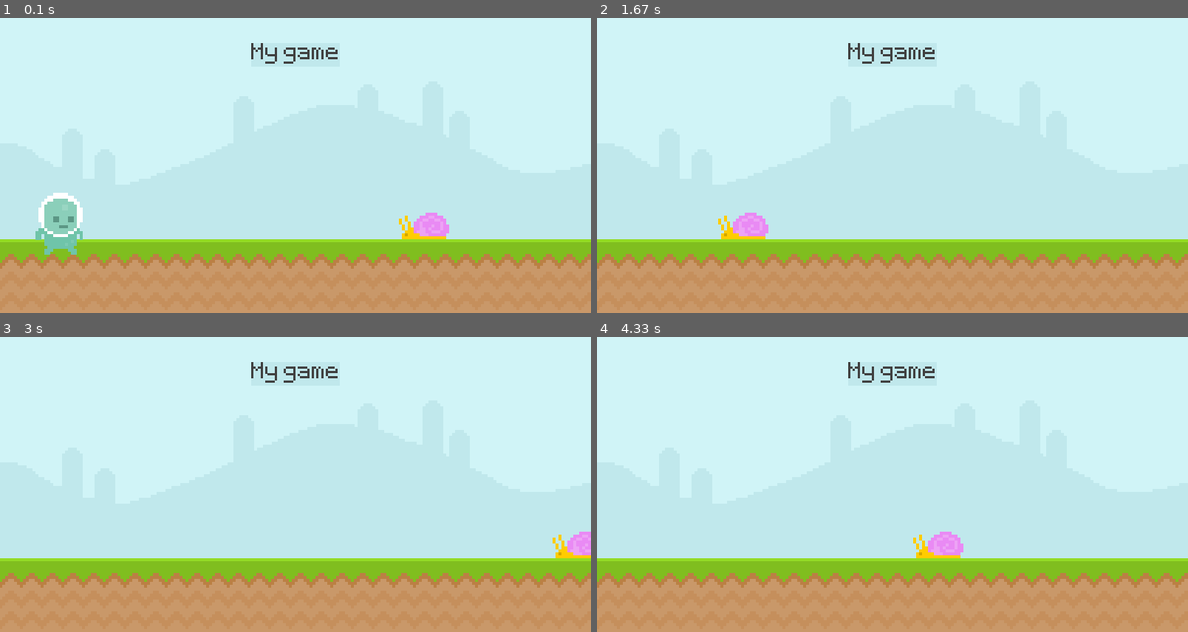
Above: before the commit, frames 1-4 (two rows, left to right).
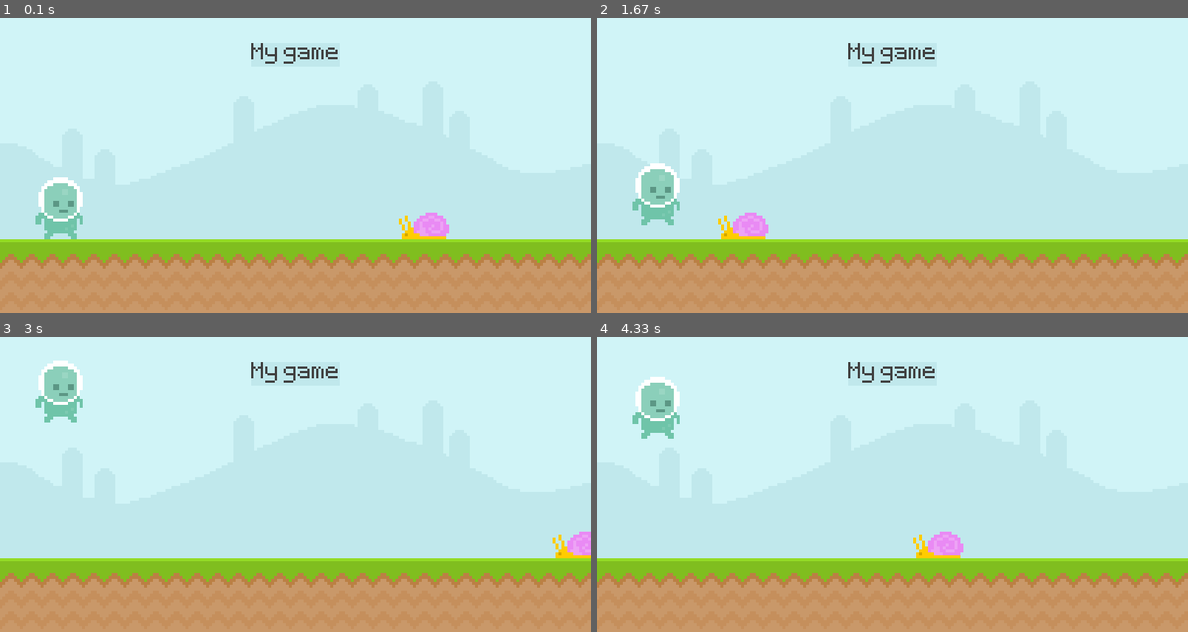
Above: after the commit, the same moments.

Repository: ihsraham/PyGame-Projects
Game: pygame game, started from main.py
Two runs of this game, one before a commit and one after it. Both use one fixed random seed, a clock stepped at 60 frames per second and the inputs below.
Inputs (mouse positions are in pixels of both pictures, inside the frame that each line leads up to):
- Up to frame 1 (0.1 s): no input
- Up to frame 2 (1.67 s): tap Space at 0.33, 0.73, 1.03, 1.57 s
- Up to frame 3 (3 s): tap Space at 1.87 s; click (59, 525) at 2.62 s
- Up to frame 4 (4.33 s): tap Space at 3.3, 3.6, 4.13 s

The runs differ from the first frame. In frame 1, 1.3% of the frame differs, in the area x 6-14%, y 54-81%; in frame 2, 1.3%; in frame 3, 1.3%; in frame 4, 1.3%.

Commit message:
Corrected the jump mechanic by limiting to one jump each time.

Diff:
--- a/main.py
+++ b/main.py
@@ -31,10 +31,10 @@
         if event.type == pygame.QUIT:
             pygame.quit()
             exit()
-        if event.type == pygame.MOUSEBUTTONDOWN:
+        if event.type == pygame.MOUSEBUTTONDOWN and player_rect.bottom >= 300:
             if player_rect.collidepoint(event.pos):
                 player_gravity = -20
-        if event.type == pygame.KEYDOWN:
+        if event.type == pygame.KEYDOWN and player_rect.bottom >= 300:
             if event.key == pygame.K_SPACE:
                 player_gravity = -20
 
@@ -52,7 +52,8 @@
     # Player
     player_gravity += 1
     player_rect.y += player_gravity
-
+    if player_rect.bottom >= 300:
+        player_rect.bottom = 300
     screen.blit(player_surf, player_rect)
 
 
